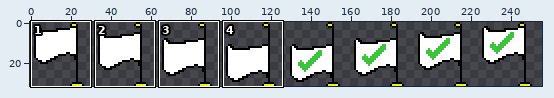
Sprite sheet -- Content/checkpoint.png. Above, an overview of the earlier version with the close-up marked.
Close-up. Before the edit:
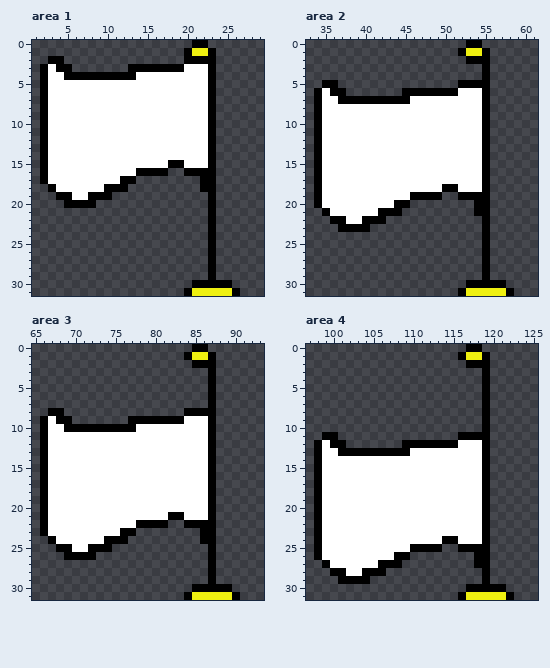
The file is 256x32 pixels. Shown: area 1: x 1..29, y 0..31; area 2: x 33..61, y 0..31; area 3: x 65..93, y 0..31; area 4: x 97..125, y 0..31. The commit also changed other parts of the picture, which this record leaves out.
Now the later version:
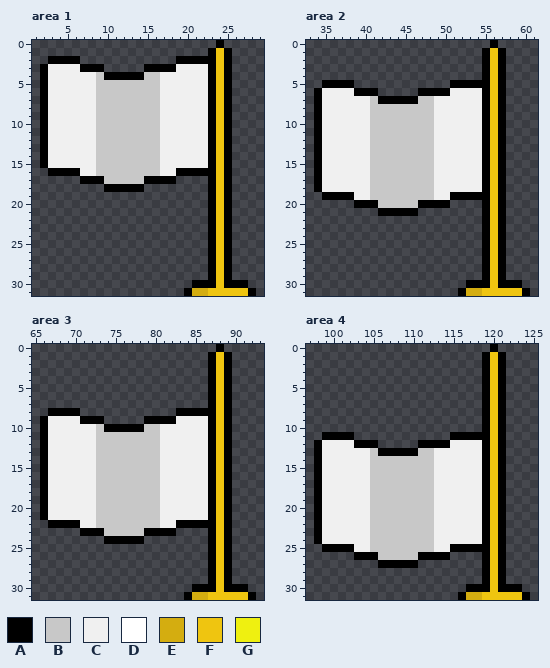
Palette (. is transparent): A #000000  B #c8c8c8  C #f0f0f0  D #ffffff  E #d4ad10  F #efc510  G #eff010
Change:
Changed rows in their new state; - is an unchanged pixel.
Area 1:
first column x 2:
 0 -------------------..-A----
 1 ------------------...-FA---
 2 ---AA------------A----FA---
 3 -CCCCAAA---..----CCCC-FA---
 4 -CCCCCCB----ABBCCCCCC-FA---
 5 -CCCCCCBBBBBBBBCCCCCC-FA---
 6 -CCCCCCBBBBBBBBCCCCCC-FA---
 7 -CCCCCCBBBBBBBBCCCCCC-FA---
 8 -CCCCCCBBBBBBBBCCCCCC-FA---
 9 -CCCCCCBBBBBBBBCCCCCC-FA---
10 -CCCCCCBBBBBBBBCCCCCC-FA---
11 -CCCCCCBBBBBBBBCCCCCC-FA---
12 -CCCCCCBBBBBBBBCCCCCC-FA---
13 -CCCCCCBBBBBBBBCCCCCC-FA---
14 -CCCCCCBBBBBBBBCCCCCC-FA---
15 -CCCCCCBBBBBBBBCCCCCC-FA---
16 .AAAACCBBBBBBBBCCA----FA---
17 .....AAABBBBBAAAA---.-FA---
18 -.......---AA-------.-FA---
19 --.......-------------FA---
20 ---....---------------FA---
21 ----------------------FA---
22 ----------------------FA---
23 ----------------------FA---
24 ----------------------FA---
25 ----------------------FA---
26 ----------------------FA---
27 ----------------------FA---
28 ----------------------FA---
29 ----------------------FA---
30 ----------------------F-AA-
31 -------------------EEFFFFFA
Area 2:
first column x 34:
 0 -------------------..-A----
 1 ------------------...-FA---
 2 -------------------..-FA---
 3 ----------------------FA---
 4 ----------------------FA---
 5 ---AA------------A----FA---
 6 -CCCCAAA---..----CCCC-FA---
 7 -CCCCCCB----ABBCCCCCC-FA---
 8 -CCCCCCBBBBBBBBCCCCCC-FA---
 9 -CCCCCCBBBBBBBBCCCCCC-FA---
10 -CCCCCCBBBBBBBBCCCCCC-FA---
11 -CCCCCCBBBBBBBBCCCCCC-FA---
12 -CCCCCCBBBBBBBBCCCCCC-FA---
13 -CCCCCCBBBBBBBBCCCCCC-FA---
14 -CCCCCCBBBBBBBBCCCCCC-FA---
15 -CCCCCCBBBBBBBBCCCCCC-FA---
16 -CCCCCCBBBBBBBBCCCCCC-FA---
17 -CCCCCCBBBBBBBBCCCCCC-FA---
18 -CCCCCCBBBBBBBBCCCCCC-FA---
19 .AAAACCBBBBBBBBCCA----FA---
20 .....AAABBBBBAAAA---.-FA---
21 -.......---AA-------.-FA---
22 --.......-------------FA---
23 ---....---------------FA---
24 ----------------------FA---
25 ----------------------FA---
26 ----------------------FA---
27 ----------------------FA---
28 ----------------------FA---
29 ----------------------FA---
30 ----------------------F-AA-
31 -------------------EEFFFFFA
Area 3:
first column x 66:
 0 -------------------..-A----
 1 ------------------...-FA---
 2 -------------------..-FA---
 3 ----------------------FA---
 4 ----------------------FA---
 5 ----------------------FA---
 6 ----------------------FA---
 7 ----------------------FA---
 8 ---AA------------A----FA---
 9 -CCCCAAA---..----CCCC-FA---
10 -CCCCCCB----ABBCCCCCC-FA---
11 -CCCCCCBBBBBBBBCCCCCC-FA---
12 -CCCCCCBBBBBBBBCCCCCC-FA---
13 -CCCCCCBBBBBBBBCCCCCC-FA---
14 -CCCCCCBBBBBBBBCCCCCC-FA---
15 -CCCCCCBBBBBBBBCCCCCC-FA---
16 -CCCCCCBBBBBBBBCCCCCC-FA---
17 -CCCCCCBBBBBBBBCCCCCC-FA---
18 -CCCCCCBBBBBBBBCCCCCC-FA---
19 -CCCCCCBBBBBBBBCCCCCC-FA---
20 -CCCCCCBBBBBBBBCCCCCC-FA---
21 -CCCCCCBBBBBBBBCCCCCC-FA---
22 .AAAACCBBBBBBBBCCA----FA---
23 .....AAABBBBBAAAA---.-FA---
24 -.......---AA-------.-FA---
25 --.......-------------FA---
26 ---....---------------FA---
27 ----------------------FA---
28 ----------------------FA---
29 ----------------------FA---
30 ----------------------F-AA-
31 -------------------EEFFFFFA
Area 4:
first column x 98:
 0 -------------------..-A----
 1 ------------------...-FA---
 2 -------------------..-FA---
 3 ----------------------FA---
 4 ----------------------FA---
 5 ----------------------FA---
 6 ----------------------FA---
 7 ----------------------FA---
 8 ----------------------FA---
 9 ----------------------FA---
10 ----------------------FA---
11 ---AA------------A----FA---
12 -CCCCAAA---..----CCCC-FA---
13 -CCCCCCB----ABBCCCCCC-FA---
14 -CCCCCCBBBBBBBBCCCCCC-FA---
15 -CCCCCCBBBBBBBBCCCCCC-FA---
16 -CCCCCCBBBBBBBBCCCCCC-FA---
17 -CCCCCCBBBBBBBBCCCCCC-FA---
18 -CCCCCCBBBBBBBBCCCCCC-FA---
19 -CCCCCCBBBBBBBBCCCCCC-FA---
20 -CCCCCCBBBBBBBBCCCCCC-FA---
21 -CCCCCCBBBBBBBBCCCCCC-FA---
22 -CCCCCCBBBBBBBBCCCCCC-FA---
23 -CCCCCCBBBBBBBBCCCCCC-FA---
24 -CCCCCCBBBBBBBBCCCCCC-FA---
25 .AAAACCBBBBBBBBCCA----FA---
26 .....AAABBBBBAAAA---.-FA---
27 -.......---AA-------.-FA---
28 --.......-------------FA---
29 ---....---------------FA---
30 ----------------------F-AA-
31 -------------------EEFFFFFA
